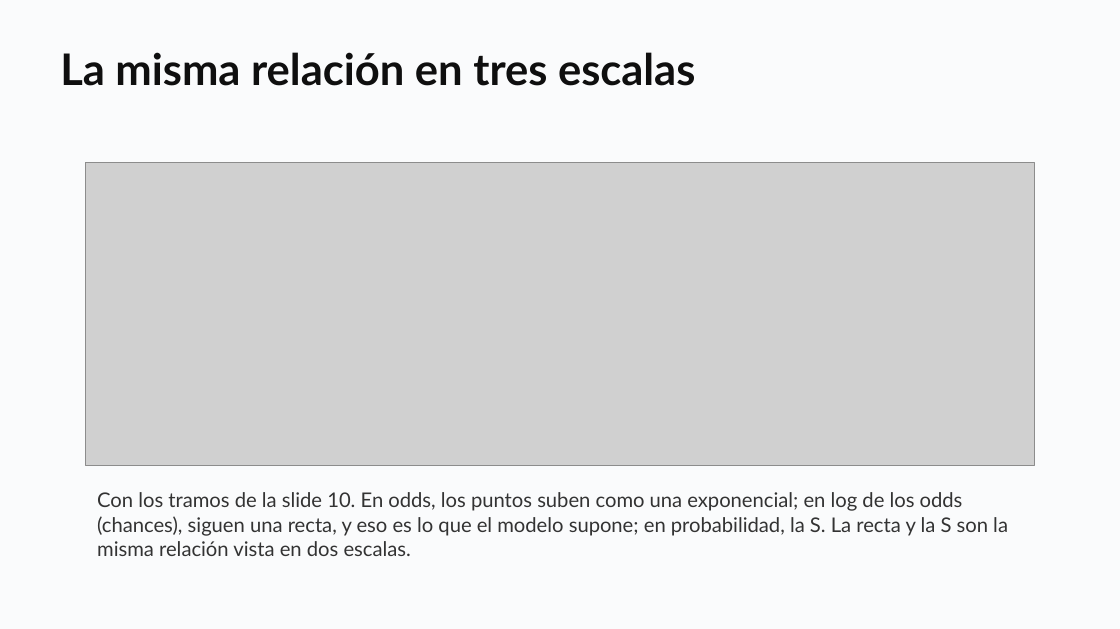
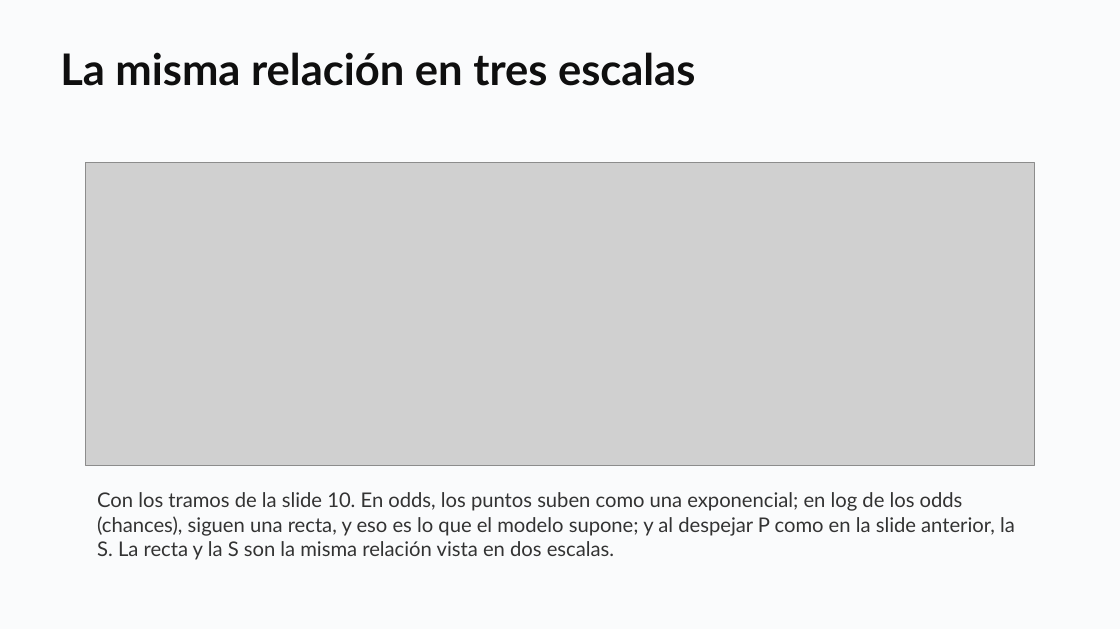
Before and after one commit to daniopitz/diplomado-cdd, a slide deck: slide 16 of presentaciones/clase06_regresion_logistica.pptx (slide 15 before the commit). Drawn at 1120x629 pixels with LibreOffice and Linux fonts; fonts in the diff are those of the drawing; grey boxes stand for pictures. Boxes give left, top, right and bottom in pixels: in the first picture for what was removed or moved away, otherwise in the second. Text is boxed around its words. In the diff, an @@ line names an element or a change of style, - is before the commit and + after.

```diff
--- a/presentaciones/clase06_regresion_logistica.pptx
+++ b/presentaciones/clase06_regresion_logistica.pptx
@@ text at (x1=97, y1=492, x2=1015, y2=560): text changed @@
-Con los tramos de la slide 10. En odds, los puntos suben como una exponencial; en log de los odds (chances), siguen una recta, y eso es lo que el modelo supone; en probabilidad, la S. La recta y la S son la misma relación vista en dos escalas.
+Con los tramos de la slide 10. En odds, los puntos suben como una exponencial; en log de los odds (chances), siguen una recta, y eso es lo que el modelo supone; y al despejar P como en la slide anterior, la S. La recta y la S son la misma relación vista en dos escalas.
```
Also in this commit, not shown: 1 slide added, 5 other files.
